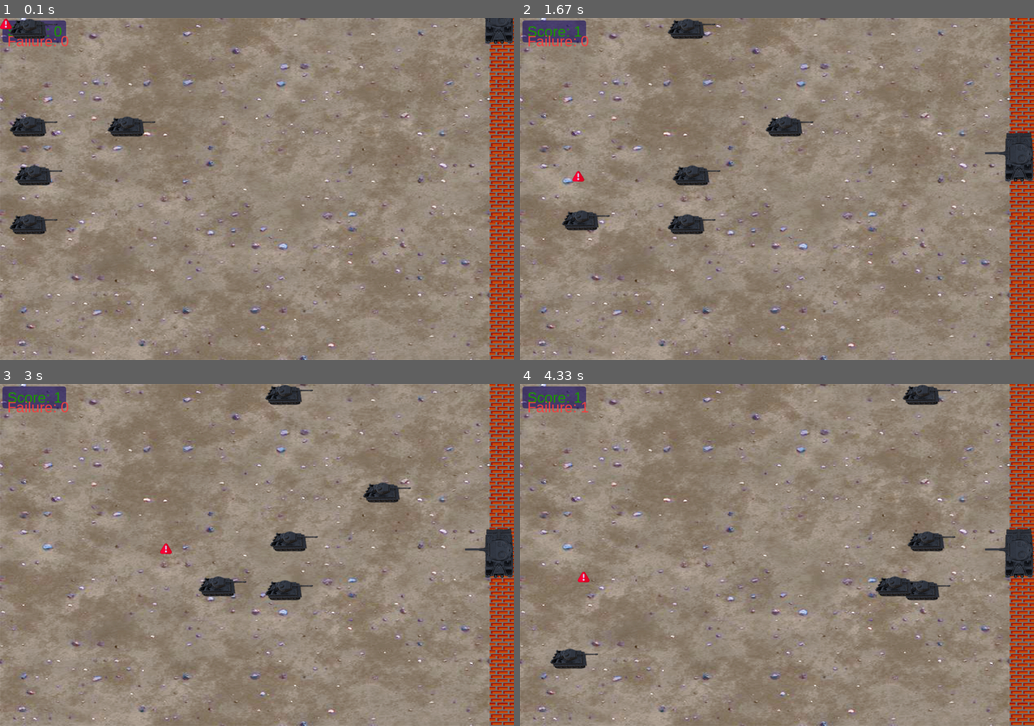
Above: before the commit, frames 1-4 (two rows, left to right).
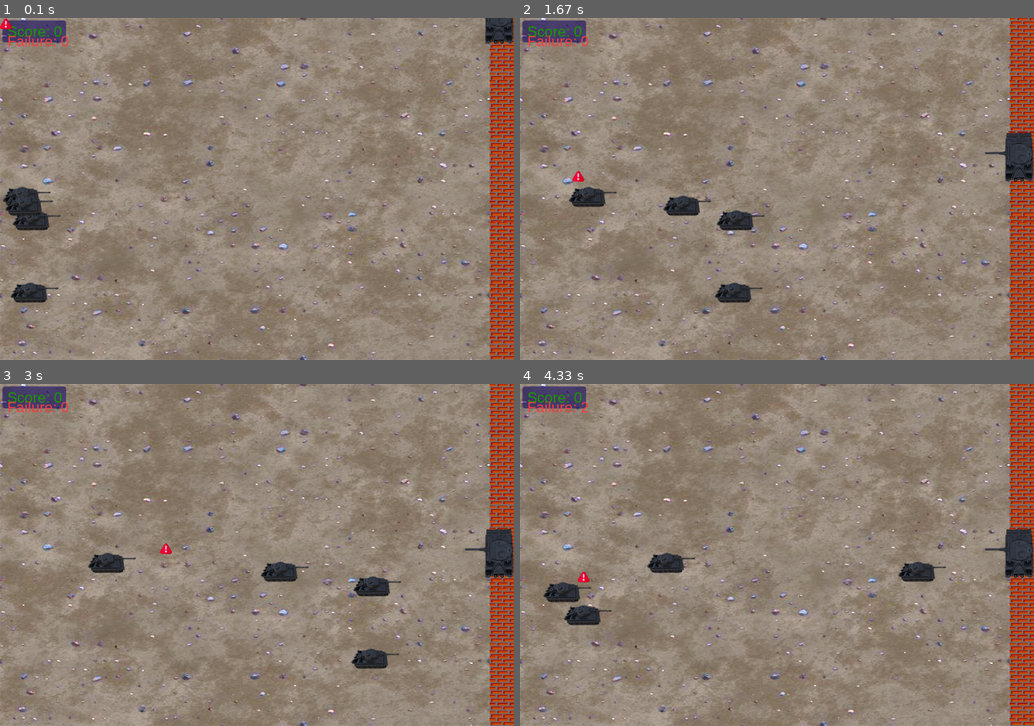
Above: after the commit, the same moments.

Repository: khanhtran-cse/ass-game-2018
Game: pygame game, started from main.py
Two runs of this game, one before a commit and one after it. Both use one fixed random seed, a clock stepped at 60 frames per second and the inputs below.
Inputs (mouse positions are in pixels of both pictures, inside the frame that each line leads up to):
- Up to frame 1 (0.1 s): no input
- Up to frame 2 (1.67 s): press the mouse at (555, 195) at 0.37 s; move the mouse to (586, 233) at 0.47 s; release the mouse at (617, 267) at 0.6 s; press the mouse at (555, 195) at 0.7 s; move the mouse to (669, 134) at 0.8 s; release the mouse at (787, 72) at 0.93 s; click (658, 120) at 1.08 s; press the mouse at (555, 195) at 1.53 s; move the mouse to (576, 175) at 1.63 s
- Up to frame 3 (3 s): release the mouse at (82, 520) at 1.77 s; press the mouse at (35, 561) at 1.87 s; move the mouse to (205, 517) at 1.97 s; release the mouse at (375, 469) at 2.1 s; press the mouse at (35, 561) at 2.2 s; move the mouse to (51, 517) at 2.3 s; release the mouse at (66, 472) at 2.43 s; press the mouse at (35, 561) at 2.53 s; move the mouse to (138, 616) at 2.63 s; release the mouse at (236, 674) at 2.77 s; press the mouse at (35, 561) at 2.87 s; move the mouse to (164, 548) at 2.97 s
- Up to frame 4 (4.33 s): release the mouse at (818, 534) at 3.1 s; press the mouse at (555, 561) at 3.2 s; move the mouse to (679, 602) at 3.3 s; release the mouse at (797, 647) at 3.43 s; press the mouse at (555, 561) at 3.53 s; move the mouse to (653, 537) at 3.63 s; release the mouse at (756, 510) at 3.77 s; press the mouse at (555, 561) at 3.87 s; move the mouse to (638, 500) at 3.97 s; release the mouse at (725, 435) at 4.1 s; press the mouse at (555, 561) at 4.2 s; move the mouse to (581, 575) at 4.3 s

The runs differ from the first frame. In frame 1, 2.6% of the frame differs, in the area x 0-31%, y 0-84%; in frame 2, 3.2%; in frame 3, 3.3%, in the area x 10-80%, y 0-84%; in frame 4, 3.2%.

Commit message:
Game over

Diff:
--- a/main.py
+++ b/main.py
@@ -9,6 +9,8 @@
 # Define the size of the window
 WINDOW_SIZE = DISPLAY_WIDTH, DISPLAY_HEIGHT = 1050, 700
 
+# Define max miss
+MAX_MISS = 10
 
 #Define some colors
 WHITE = (255,255,255)
@@ -39,7 +41,10 @@
 
         tanks.append(tank)
 
-
+# Invokes when game over
+# Draw game over menu
+def showGameOverMenu(gameDisplay,score):
+    print('Game over')
 
 # Initilize python
 pygame.init()
@@ -61,17 +66,8 @@
 
 score = Score(gameDisplay, 15, 10)
 
-# Init Jerry object
-tanks = [
-    OtherTank(gameDisplay,0,0),
-    OtherTank(gameDisplay,200,200),
-    OtherTank(gameDisplay,0,200),
-    OtherTank(gameDisplay,0,400),
-    OtherTank(gameDisplay,10,300)
-]
-for tank in tanks:
-    tank.set_animation_speed(FPS,30)
-    tank.set_speed(3,0)
+# Init Enemy Tank array
+tanks = []
 
 # Init my tank
 myTank = MyTank(gameDisplay,DISPLAY_WIDTH-100,0)
@@ -81,31 +77,65 @@
 # Ex: clock.tick(60) indicates that this game has fps is 60
 clock = pygame.time.Clock()
 
+gameOver = False
 finishedGame = False
 
+# To restart game, set this to True
+restartGame = False
+
 while not finishedGame:
+    # Handle event
     for event in pygame.event.get():
         if event.type == pygame.QUIT:
             finishedGame = True
         elif event.type == pygame.MOUSEBUTTONUP:
-            if myTank.isReadyToShot():
-                shotAt(tanks,pygame.mouse.get_pos())
+            if gameOver:
+                restartGame = True
+            else:
+                if myTank.isReadyToShot():
+                    shotAt(tanks,pygame.mouse.get_pos())
 
+    # Reset state to start new game
+    if restartGame:
+        tanks = []
+        score.resetScore()
+        gameOver = False
+        restartGame = False
+
+    if score.getMiss() >= MAX_MISS:
+        gameOver = True
+
+    # Handle game over
+    if gameOver:
+        # Todo: Draw game over menu
+        showGameOverMenu(gameDisplay,score)
+        # This will block execution until 1/60 seconds have passed
+        # since the previous time clock.tick was called.
+        clock.tick(FPS)
+        continue
+
+    # Calculate score and remove the tanks was shoted or the tanks was finished mission.
     calculateScoreAndRemoveDestroyTank(tanks, score)
+
+    # Create new tanks to replace for the destroyed tanks
+    # and inscrease the number of the tanks to increase difficult level
     maxTank = score.getScore()/10 + 4
     createNewTank(tanks,maxTank,gameDisplay)
 
+    # Draw background to remove old state
+    gameDisplay.blit(background,(0,0))
 
-
-    gameDisplay.blit(background,(0,0))
+    # Draw score
     score.draw()
 
-    # pygame.draw.rect(gameDisplay,BLACK,pygame.Rect(0,300,DISPLAY_WIDTH,305))
-
+    # Draw enemy tanks
     for tank in tanks:
         tank.draw()
 
+    # Draw my tank
     myTank.draw(pygame.mouse.get_pos())
+
+    # Update the display
     pygame.display.flip()
 
     # This will block execution until 1/60 seconds have passed
--- a/score.py
+++ b/score.py
@@ -28,6 +28,10 @@
 	def getMiss(self):
 		return self.miss
 
+	def resetScore(self):
+		self.miss = 0
+		self.score = 0
+
 	def draw(self):
 		textScore = self.font.render(self.titleScore + str(self.score), True, Score.SCORE_COLOR)
 		textMiss = self.font.render(self.titleMiss + str(self.miss), True, Score.FAILURE_COLOR)
Not shown, added: images/score-background.psd
